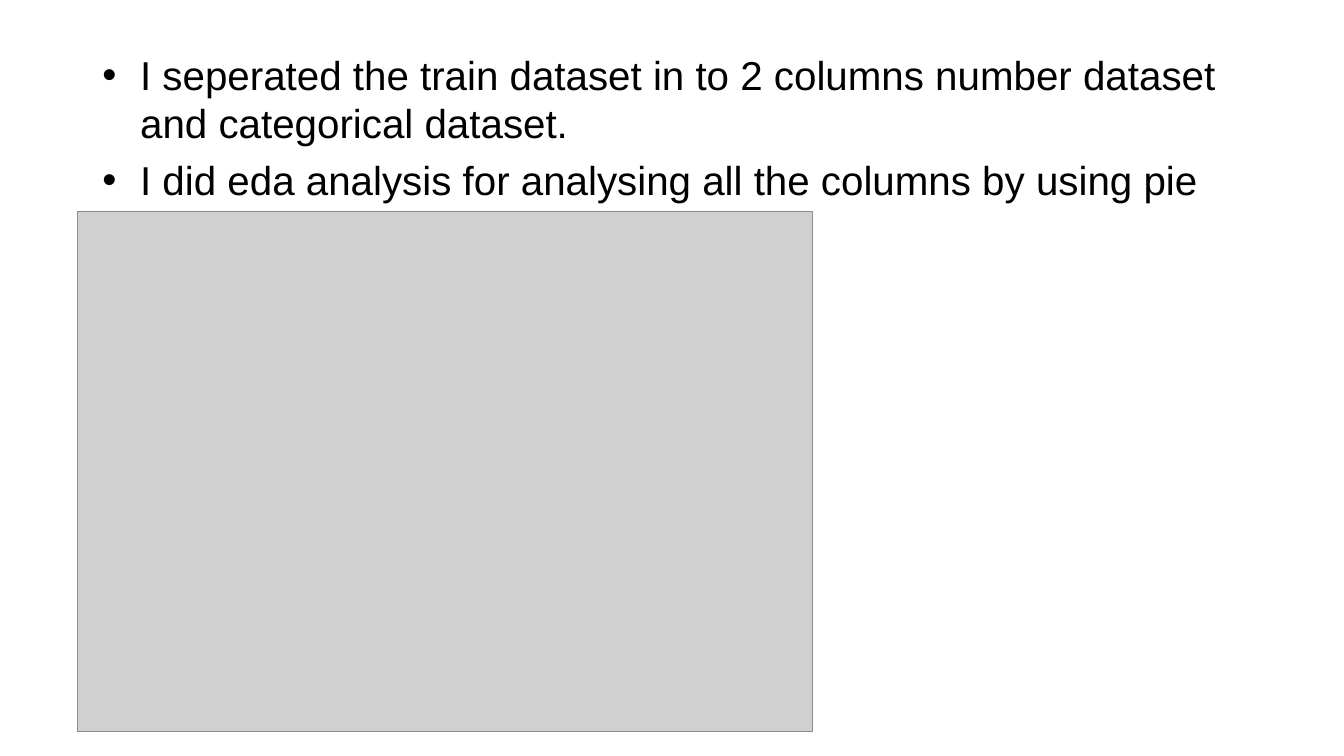
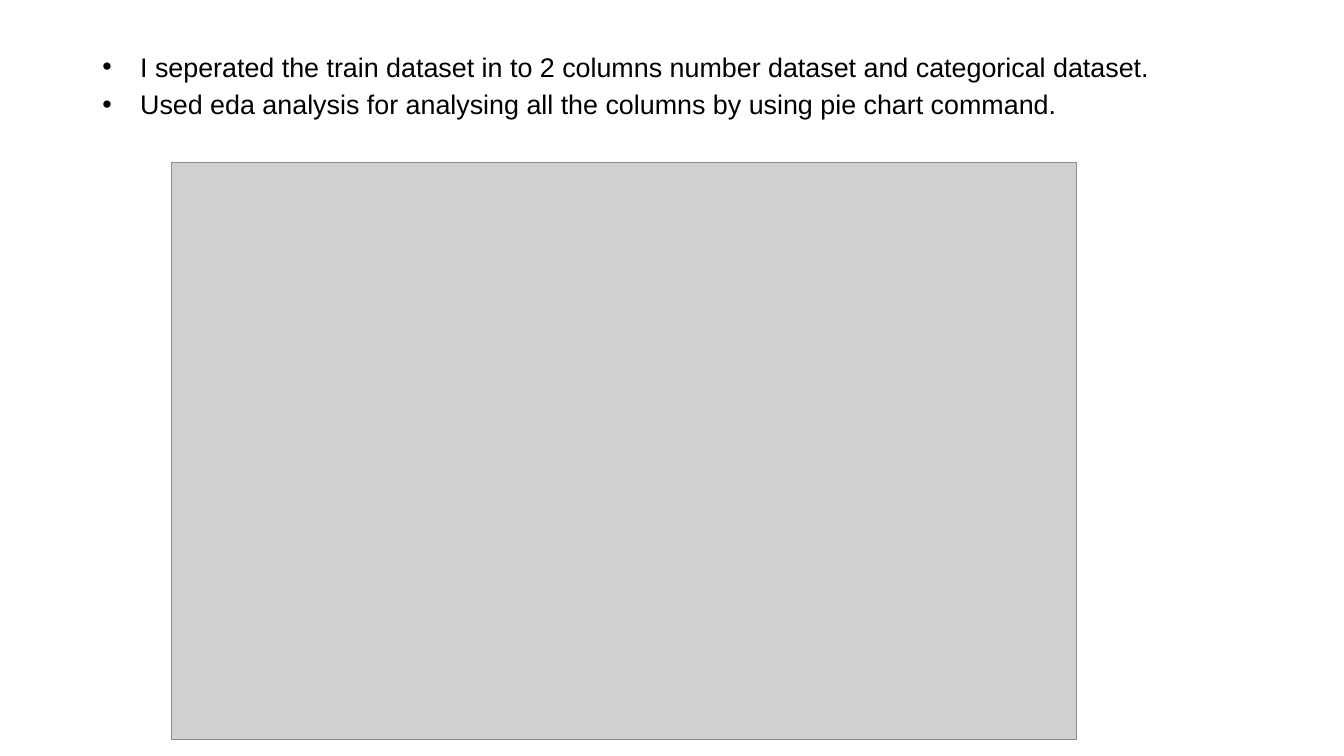
Before and after one commit to adityaravichander45/october-wkshop, a slide deck: slide 8 of Hackathon workshop.pptx. Drawn at 1344x756 pixels with LibreOffice and Linux fonts; fonts in the diff are those of the drawing; grey boxes stand for pictures; background and template pictures are left out. Boxes give left, top, right and bottom in pixels: in the first picture for what was removed or moved away, otherwise in the second. Text is boxed around its words. In the diff, an @@ line names an element or a change of style, - is before the commit and + after.

```diff
--- a/Hackathon workshop.pptx
+++ b/Hackathon workshop.pptx
@@ text at bbox=[140, 57, 1148, 82]: size 28.8 to 19.2 pt in "I seperated the train dataset in to ..."; less space between paragraphs @@
@@ text at bbox=[140, 94, 1056, 119]: text changed; size 28.8 to 19.2 pt @@
-• I did eda analysis for analysing all the columns by using pie chart command.
+• Used eda analysis for analysing all the columns by using pie chart command.
@@ picture: place and size @@
-picture at bbox=[78, 212, 813, 732]
+picture at bbox=[171, 162, 1077, 740]
```
Also in this commit, not shown: 7 other slides changed, 2 slides added, 2 slides removed.
